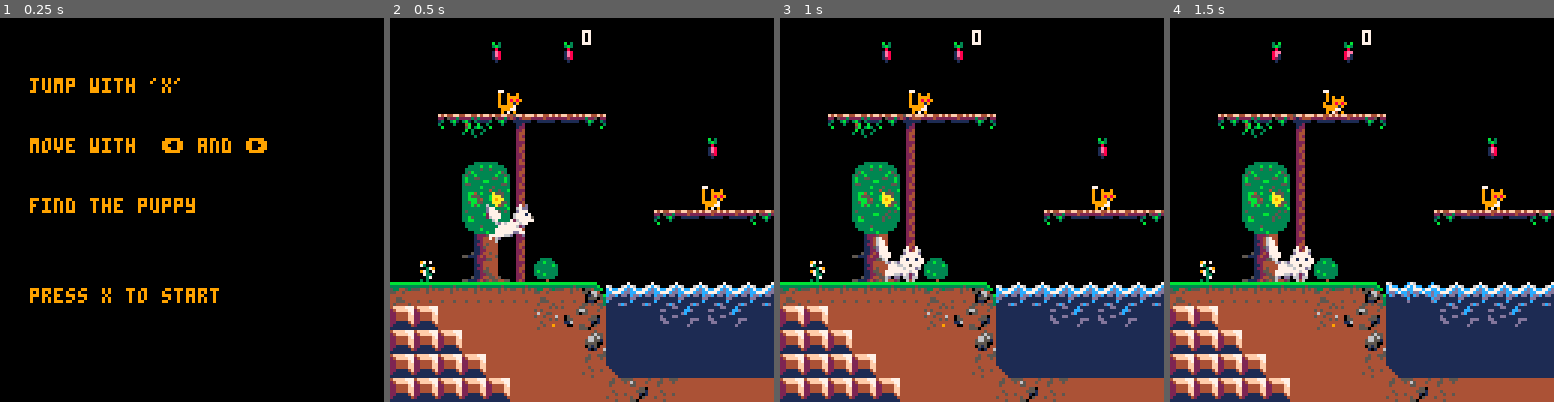
Above: before the commit, frames 1-4 (left to right).
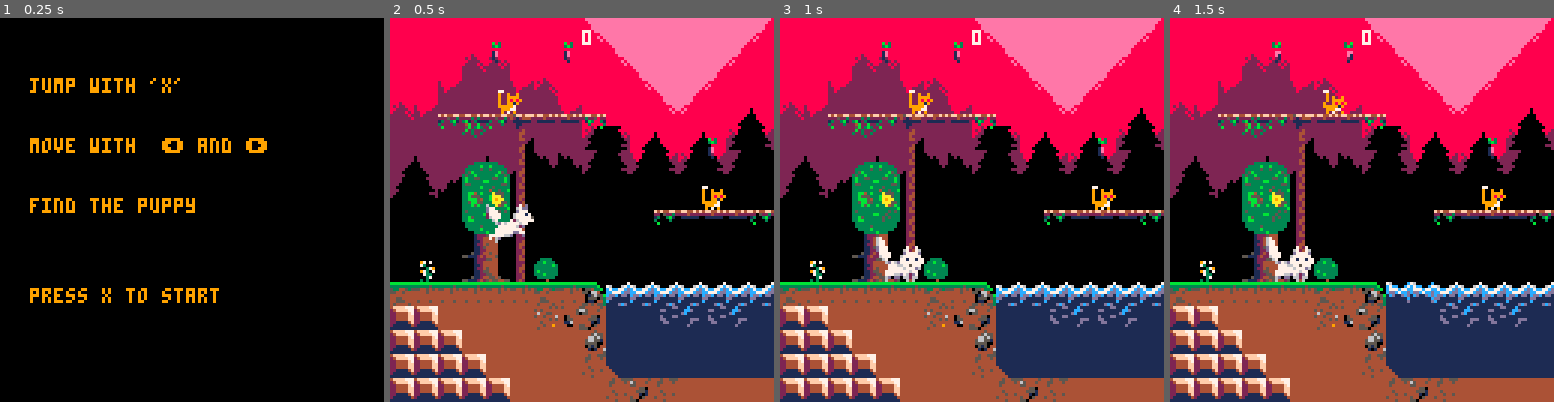
Above: after the commit, the same moments.

Repository: szabadkai/superWolfBrothers
Game: PICO-8 cartridge roka.p8
Same seed, same stepped clock (60 frames per second), same inputs: the game is played once before the commit and once after it.
Inputs:
- Up to frame 1 (0.25 s): no input
- Up to frame 2 (0.5 s): tap X (X key) at 0.33 s
- Up to frame 3 (1 s): tap O (Z key) at 0.7 s
- Up to frame 4 (1.5 s): tap X (X key) at 1.07 s

Frame 1 is identical in both runs. In frame 2, 34% of the frame differs, in the area x 0-100%, y 0-47%; in frame 3, 34%; in frame 4, 34%.

Commit message:
LSZ move cave backdrop to the beginnig

Diff:
--- a/roka.p8
+++ b/roka.p8
@@ -19,7 +19,7 @@
 pickups ={}
 
 backdrop={
-	{20*8	,102*8},
+	{0	,102*8},
 	{8*66,1100}
 }
 level=0
@@ -1042,20 +1042,20 @@
 00000000000000000000000000000000000000000000000000000000000000000000000000000000000000000000000000000000000000000000000000000000
 0b0b0b0b0b0b0b0b0b0b0b0b0b0b0b0b0b0b0b0b0b0b0b0b00000000000000000000000000000000000000000000000000000000000000000000000000000000
 __gff__
-0000000000808080808080202020200000000000008080808080802020440000000000000000000000000000000000000000000000000000000000000000000000010101010001010000000404010000010101010101010000000000000100000000020202020000000002000202020000000000000000000002020000000100
+0000000000808080808080202020200000000000008080808080802020440000000000000000000000000000000000000000000000000000000000000000000000010101010201010000000404010000010101010101010000000000000100000000020202020000000002000202020000000000000000000002020000000100
 0000000000000000000000000000000000000000000000000000000000000000000000000000000000000000000000000000000000000000000000000000000000000000000000000000000000000000000000000000000000000000000000000000000000000000000000000000000000000000000000000000000000000000
 __map__
 000000000000000000000000000000000000000000000000000000000000000000000000000070607261607100000000000000000000001b0000000000000000000000000000000000000000000000000000000000000000000000000000000000000000005050504d0000000000000000000000000000000000000000000000
 000000001b00001b000000000000000000000000000000000000000000000000000000000d0072606160617200000000000000000000000000000000000000000000000000000000000000000000000000000000000000000000000000000000000000000f5050504d0000000000000000000000000000000000000000000000
 00000000000000000000000000000000000000000000000000000000000000000000000000006072607260610000000000000000000000000000000000000000000000000000000000000000000000000000000000000000000000706060710000000000000050504d0000006f0000000000000000000000000000000f0b0b00
-00000000050000000000000000000000000000000000000070617271000000000000006a6565616061606172000000000000000067656564636600000000001b0000000000000000000000000000000000000000000000000000007460727300000e0e0b0b0b50504d001d007f7d001800000000000000000000000000000000
+00000000050000000000000000000000000000000000000070617271000000000000006a6565616061606172000000000000000067656564636600000000001b0000000000000000000000000000000000000000000000000000007460727300000d0d0b0b0b50504d001d007f7d001800000000000000000000000000000000
 00006462646a79796500000000000000000000000000000061726061000000000000006900007260726172600000000000000000000000000000000000000000000000000000000000000000000000000000000000000000000000707260710000000000000050504d5d5d5d5d5d5d5d5d5d7e00000000000000000018000000
 000000cf0069000000000000001b0000000000cf7072710061607261000000000500006900007472616061730000000000000000000000000000000000000500000000000000000000000000000000000000000000000000000000746072730000000005000050504d6d6e6e6d6d6e6c6e6e6c000000000000005d5d5d5d5d5d
 00000070716900000000000000000000000000006061600074726173000000797979797979000000595a0000000000050000000000000000006762657979796562000000000000000000000000000000000000000000000000000070726071006a657979796350506e00000000000000000000000000000000006e6d6d6e6d6c
 00000061726900000000000000050000000000007472730000495a00000000000000000000000000595a0063657964647979796566000000000000000000000000000000000000000000000000000000000000000000000000000074747373006900000000005050000000000000000000000000000000000000000000000000
 00000074736900000000006479797964000000000069000000595a00000000000000000000000000595a0000000000000000000000000000000000000000000000000000000000000000000000000000000000000000007071000000495a000069000b0b0b006264000000000000000000000000000000000000000000000000
 000000495a69000000000000ce000000000076780069770000595a000000000000000000000f0000495a0000000000000000000000000000000000000000000000656362647965640000000000000000706171000000007473000000595a000069000000000000000000006f0000000000006f00000000006f00000000000000
-007500494a6977000000000000000000004243474753475400494a76000000000500000000000000595a0000000000000000000000000000000000000000000000000000000000000000000000000e00747273001b0000495a000000495a0005690000000000000000004d7f7d0000007c7d7f7d00187c7d7f7c000000000000
+007500494a6977000000000000000000004243474753475400494a76000000000500000000000000595a0000000000000000000000000000000000000000000000000000000000000000000000000d00747273001b0000495a000000495a0005690000000000000000004d7f7d0000007c7d7f7d00187c7d7f7c000000000000
 4743434343434743544b4b4b4b4b4b4b4b46514541415551474747540000007979797979797979797a5a000000000000000000000000000000000000706171000000000000000000657965630000000000690000000000494a000000595a6a796579796a796550504d4d4d4d5d5d5d5d5d5d5d5d5d5d5d5d4d4d4d4d4d4d4d4d
 5050414141414555526b6b5b5c5b5c6b6b4646505041414645465544000000000000000000000000595a79656a000000000000000000000000000d006160610000000000000000000000000000007577786900150076425343540000594a6900001b00690000505050504d4d4d4e5e4e5e4e5e4e4e5e4e4e4d4d4d4d4d4d4d4d
 5050504141414141516b6b6b6b6b6b6b6b5245505041504141414144000000000000000000000000595a1b1b690000000000000000000000000000007472730000000000000000000000000042435343474347534353515546445700595a69001b001b690078505050504d504d4d4f4f4f4f4f4f4f4f4f4d4d4d4d4d4d4d4d4d
@@ -1076,56 +1076,56 @@
 4e5e4e5e4e5e5e4d5d5d5d5d5d5d5d5d4d4d4d4d4d4b4b4b4b4b4b4d4d4d000000000000000000000b0000000000000000000018007c6f4d4d5b5c5b5c6b5b4d4d505050504545520000004545690046464141414141465146460000454547435343434754494a001569001b6900754243434343544b4b4b4b4b4b4b4b4b4b4b
 4f4f4f4f4f4f4d4d5e4e4e4e5e4e5e5e4d4d4d4d4d4d5c5b5c5c4d4d4d4d4d000b00006f001800000000004d4d5d5d5d5d5d5d5d5d5d5d4d4d4d6b6b6b6b4d4d4d505050505051451b1b1b0000694646465255514141414500000000454646524545454141474753434753435343474646464646466b6b6b5c6b6b5b5c5b5b5c
 4f4f4f4f4f4d4d4d4d4f4f4f4f4f4f4d4d4d4d4d4d4d4d4d4d4d4d4d4d4d4d7d7c7d7c7f4d4d4d5d5d5d5d4d4d4d5e5e4e4e4e4e4d4d4d4d4d4d4d4d4d4d4d4d5050505050505050454545454555465145454652464141451b1b1b00464645524545414141414651465255464651464646464646466b6b6b6b6b6b6b6b5c5b6b
-4f4f4f4f4d4d4d4d4d4d4f4f4f4d4d4d4d4d4d4d4d4d4d4d4d4d4d4d4d4d4d4d4d4d4d4d4d4d4d4d4e5e4e4d4d4d4d4d4d4d4d4d4d4d4d4d4d4d4d4d4d4d4d4d50505050505050505051524646524545524545454545454141414141414141464541414141414141414141414141414141414141416b6b6b6b6b6b6b6b6b6b6b
-…(52 lines of a section not shown)…
+4f4f4f4f4d4d4d4d4d4d4f4f4f4d4d4d4d4d4d4d4d4d4d4d4d4d4d4d4d4d4d4d4d4d4d4d4d4d4d4d4e5e4e4d4d4d4d4d4d4d4d4d4d4d4d4d4d4d4d4d4d4d4d4d50505050505050505051524646524545524545454545414141414141414141464541414141414141414141414141414141414141416b6b6b6b6b6b6b6b6b6b6b
+…(52 lines of a section not shown)…
